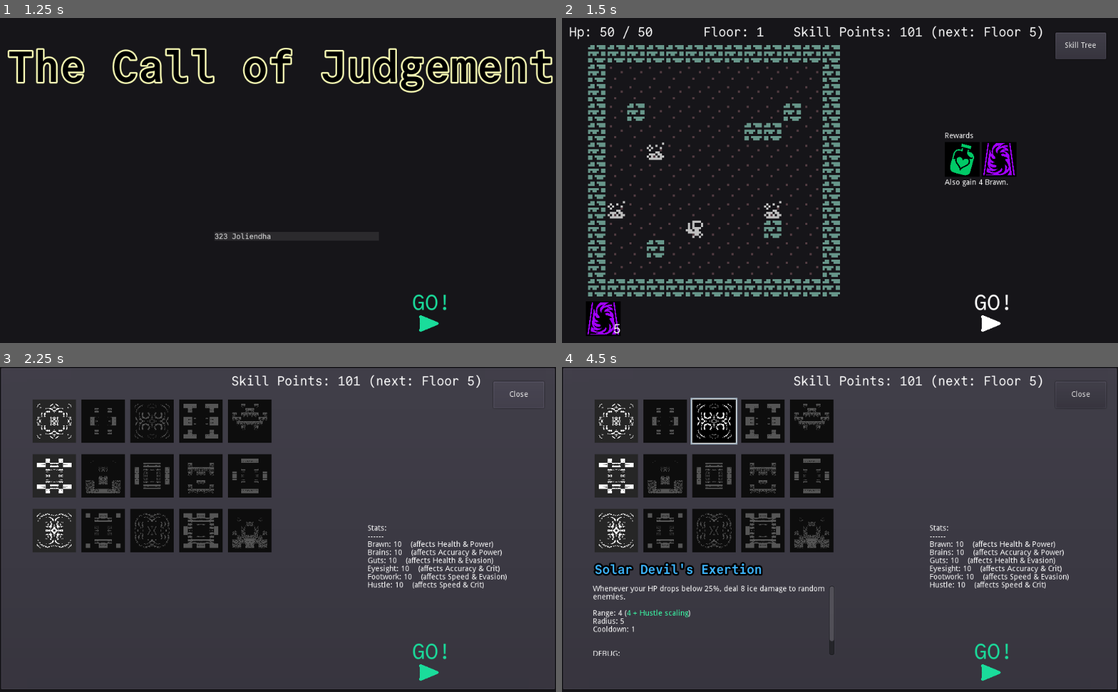
Above: before the commit, frames 1-4 (two rows, left to right).
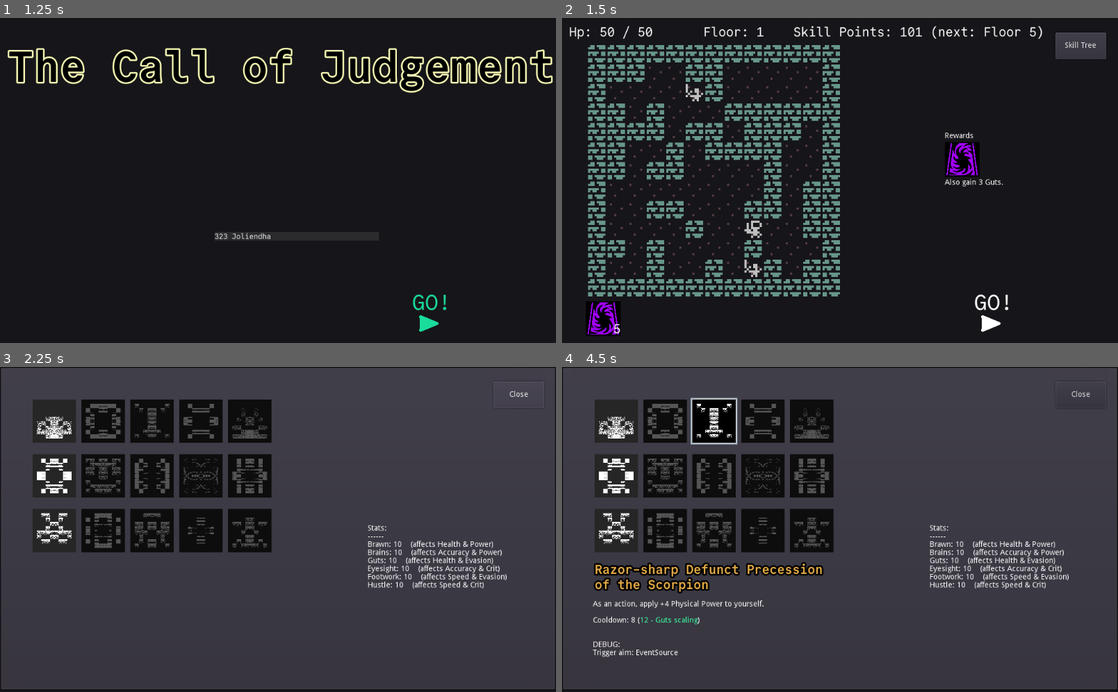
Above: after the commit, the same moments.

Repository: redxaxder/7DRL2024
Game: Godot game, scene res://main.tscn
Two runs of this game, one before a commit and one after it. Both use one fixed random seed, a clock stepped at 60 frames per second and the inputs below.
Inputs (mouse positions are in pixels of both pictures, inside the frame that each line leads up to):
- Up to frame 1 (1.25 s): click "RESTART" at 0.5 s
- Up to frame 2 (1.5 s): click (990, 317) at 1.25 s
- Up to frame 3 (2.25 s): click "Skill Tree" at 2 s
- Up to frame 4 (4.5 s): click (617, 422) at 2.77 s; click (667, 422) at 3.52 s; click (712, 422) at 4.27 s

Frame 1 is identical in both runs. In frame 2, 6.2% of the frame differs, in the area x 8-82%, y 14-80%; in frame 3, 4.8%; in frame 4, 7.7%, in the area x 5-87%, y 2-97%.

Commit message:
use selected tree

Diff:
--- a/Title.gd
+++ b/Title.gd
@@ -22,4 +22,4 @@
 	if unlocks.get_child_count() > 0:
 		log_click(unlocks.get_child(0).payload)
 	else:
-		log_click(randi() % 366)
+		log_click(Meta.get_date_index())
--- a/data/skills/Stat.gd
+++ b/data/skills/Stat.gd
@@ -5,7 +5,7 @@
 			PhysicalResist, FireResist, IceResist, PoisonResist,
 			MAX}
 const NAME = [	"Brawn", "Brains", "Guts", "Eyesight", "Footwork", "Hustle",
-				"Accuracy", "Crit", "Evasion", "Power", "Speed", "Health",
+				"Accuracy", "Crit", "Evasion", "Attack", "Speed", "Health",
 				"Physical Power", "Fire Power", "Ice Power", "Poison Power",
 				"Physical Resist", "Fire Resist", "Ice Resist", "Poison Resist"
 	]
--- a/main.gd
+++ b/main.gd
@@ -72,14 +72,12 @@
 		title.add_unlocked_line(i)
 
 	title.pick_something()
-
 	update_button_visibility()
 
 	var timer : Timer = get_node("%ConsumablesCounter")
 	timer.start(0.5)
 # warning-ignore:return_value_discarded
 	timer.connect("timeout", self, "transfer_reward")
-	randomize()
 
 var selected = -1
 func title_select(i: int):
@@ -125,7 +123,9 @@
 
 	skill_tree = SkillTree.new()
 #	skill_tree.hand_rolled_skill_tree()
-	skill_tree.random_skill_tree(1234)
+	skill_tree.random_skill_tree(selected)
+
+
 	get_node("%ViewSkillTree").set_skills(skill_tree)
 	player_stats = Actor.get_stat_block(Actor.Type.Player)
 	get_node("%ViewSkillTree").update_stats(player_stats)
@@ -236,7 +236,7 @@
 	var encounter_seed = use_seed
 	if encounter_seed == 0:
 		encounter_seed = randi()
-	prints("encounter seed", encounter_seed)
+#	prints("encounter seed", encounter_seed)
 
 	seed(encounter_seed)
 	current_encounter_seed = encounter_seed
--- a/main.tscn
+++ b/main.tscn
@@ -93,29 +93,6 @@
 margin_top = 50.0
 margin_bottom = 550.0
 
-[node name="SkillTreePanel" type="PanelContainer" parent="."]
-visible = false
-anchor_right = 1.0
-anchor_bottom = 1.0
-margin_right = 1024.0
-margin_bottom = 597.0
-script = ExtResource( 8 )
-
-[node name="ViewSkillTree" parent="SkillTreePanel" instance=ExtResource( 4 )]
-unique_name_in_owner = true
-margin_left = 7.0
-margin_top = 7.0
-margin_right = 1017.0
-margin_bottom = 590.0
-
-[node name="CloseButton" type="Button" parent="SkillTreePanel/ViewSkillTree"]
-unique_name_in_owner = true
-margin_left = 902.0
-margin_top = 20.0
-margin_right = 995.0
-margin_bottom = 69.0
-text = "Close"
-
 [node name="FloorNumber" type="Label" parent="."]
 unique_name_in_owner = true
 margin_left = 260.0
@@ -251,6 +228,29 @@
 margin_bottom = 50.0
 mouse_filter = 1
 
+[node name="SkillTreePanel" type="PanelContainer" parent="."]
+visible = false
+anchor_right = 1.0
+anchor_bottom = 1.0
+margin_right = 1024.0
+margin_bottom = 597.0
+script = ExtResource( 8 )
+
+[node name="ViewSkillTree" parent="SkillTreePanel" instance=ExtResource( 4 )]
+unique_name_in_owner = true
+margin_left = 7.0
+margin_top = 7.0
+margin_right = 1017.0
+margin_bottom = 590.0
+
+[node name="CloseButton" type="Button" parent="SkillTreePanel/ViewSkillTree"]
+unique_name_in_owner = true
+margin_left = 902.0
+margin_top = 20.0
+margin_right = 995.0
+margin_bottom = 69.0
+text = "Close"
+
 [connection signal="mouse_entered" from="GO/SAYS_GO/Button" to="GO" method="mouse_entered"]
 [connection signal="mouse_exited" from="GO/SAYS_GO/Button" to="GO" method="mouse_exited"]
 [connection signal="pressed" from="GO/SAYS_GO/Button" to="GO" method="emit_signal" binds= [ "pressed" ]]
--- a/playback/actor_info.gd
+++ b/playback/actor_info.gd
@@ -61,13 +61,13 @@
 	"speed": "Speed",
 	"accuracy": "Accuracy",
 	"evasion": "Evasion",
-	"damage": "Power",
+	"damage": "Attack",
 	"crit": "Base Crit",
 	"crit_chance": "Crit Chance",
 	"crit_mult": "Crit Mult",
 	"physical": "Physical Power",
 	"poison": "Poison Power",
-	"fire": "Fir Power",
+	"fire": "Fire Power",
 	"ice": "Ice Power",
 	"physical_resist": "Physical Resist",
 	"poison_resist": "Poison Resist",
Not shown, changed: wishlist
